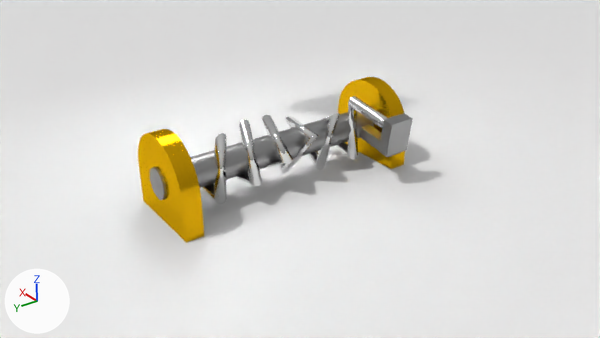
One commit to the Blender file TorsionSpring.blend: the scene before it, then after it.
The view is the same before and after, from the file's camera 'Camera'. The lights are fixed; the arrows at lower left show +X, +Y and +Z.

In view in the first picture: 'Bearing.000', 'Bearing.001', 'Cube', 'Paddle', 'Spring', 'Spring.001', 'axle'.
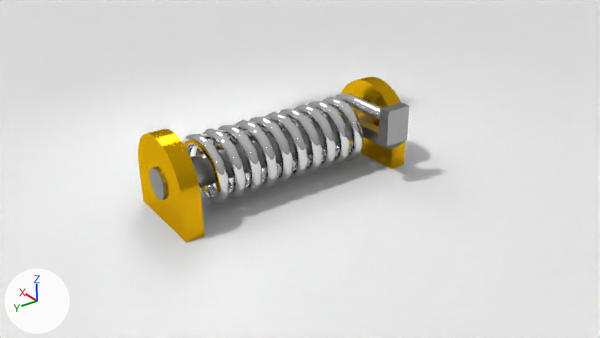
What differs and where, as boxes [x1, y1, x2, y2] in the pictures (600 x 338 px):
'Spring', modifiers changed
    before: [202, 102, 358, 204]
    after: [182, 94, 364, 204]
'Paddle', turned
    before: [359, 113, 413, 157]
    after: [361, 102, 409, 150]
'Spring.001', turned
    before: [349, 96, 387, 128]
    after: [346, 94, 382, 120]

What the commit changed:
Object 'Paddle' (ob_paddle) turns from (0, -8.9, 0) to (0, 0, 0) degrees about x, y and z.
Object 'Spring.001' (ob_spring_001) turns from (90, -8.9, 0) to (90, 0, 0) degrees about x, y and z.
Object 'Spring' (ob_spring) has a SCREW modifier named 'Screw'.
Modifier setting: render_steps = 360.
On modifier 'Screw' of object 'Spring' (ob_spring), angle goes from 64.56 to 64.4.
